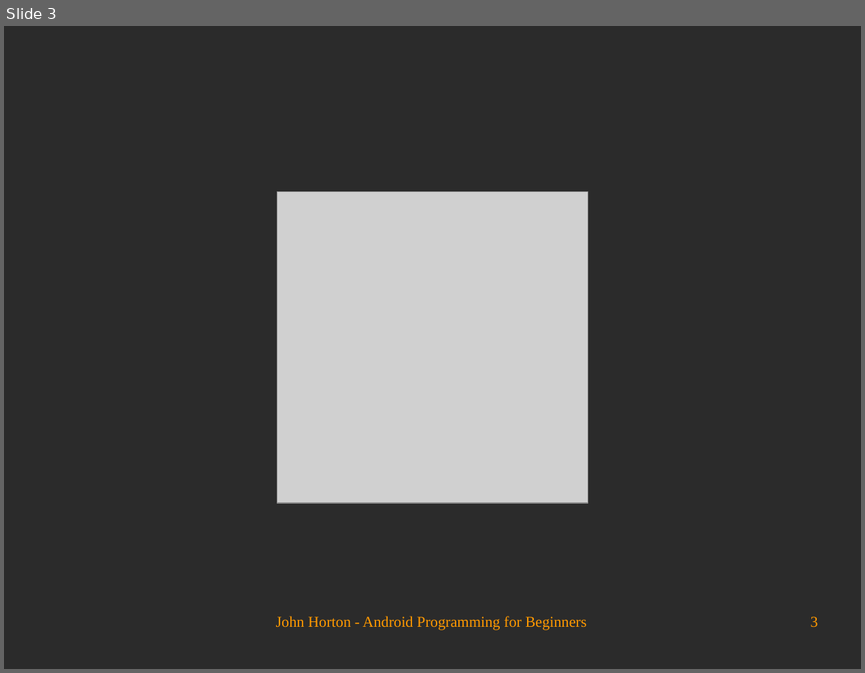
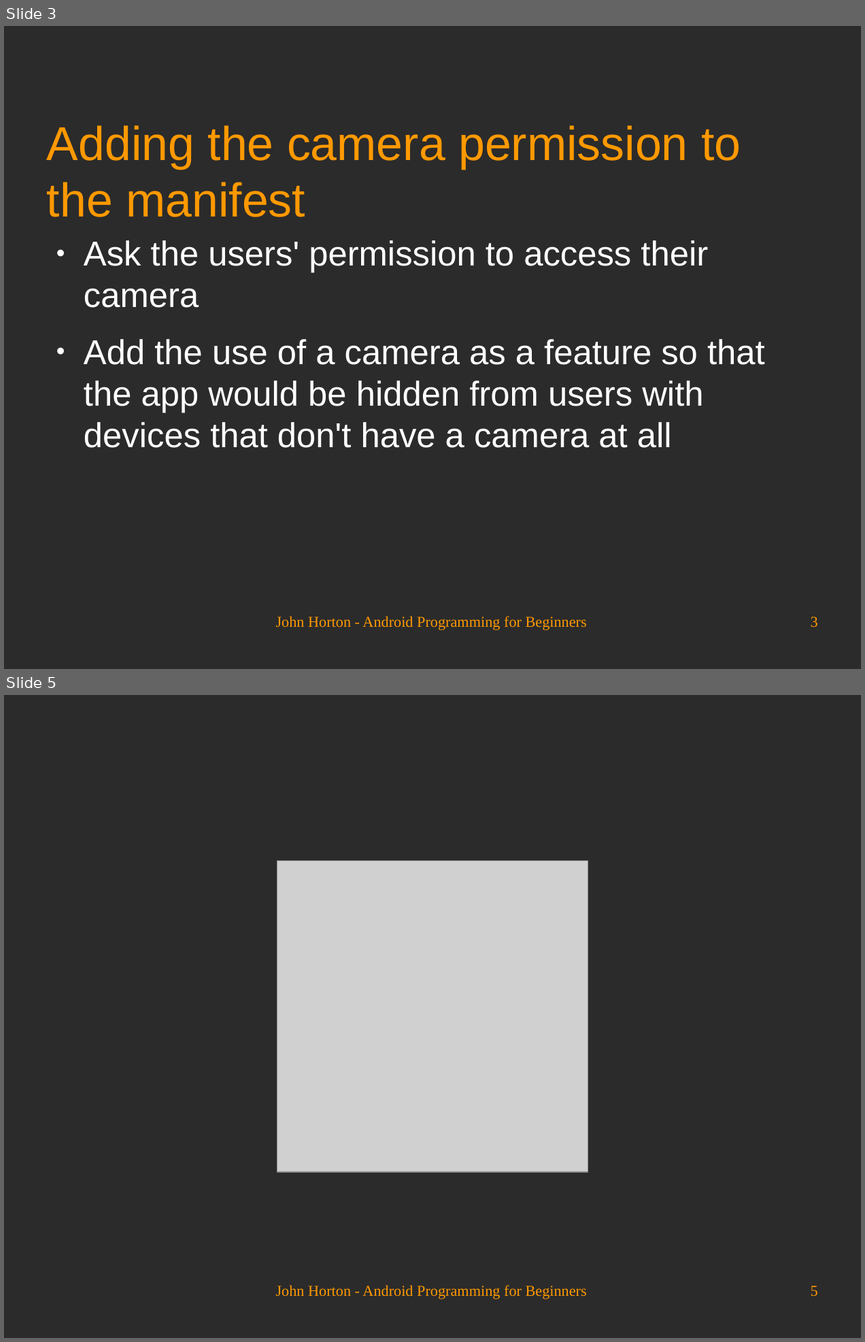
Before and after one commit to Academy-Soft-Intellect/Android-Programming-for-Beginners, a slide deck: 22_Capturing_Images.odp. Shown one above the other, each under a label of ours: slide 3 before the commit, slides 3 and 5 after it; the slides between them are not shown. The pictures are 865x673 and 865x1342 pixels, drawn with LibreOffice and Linux fonts; fonts in the diff are those of the drawing; grey boxes stand for pictures; background and template pictures are left out; a plain dark background stands for a picture behind light text. Boxes give left, top, right and bottom in pixels: in the first picture for what was removed or moved away, otherwise in the second. Text is boxed around its words. In the diff, an @@ line names an element or a change of style, - is before the commit and + after.

```diff
--- a/22_Capturing_Images.odp
+++ b/22_Capturing_Images.odp
@@ slide 3 added at (4,26,861,669), background picture (left out) @@
@@ title added at (47,125,740,217), 44 pt, text #FF9900 @@
+Adding the camera permission to the manifest
@@ text added at (84,240,765,448), 32 pt, text #FFFFFF @@
+● Ask the users' permission to access their camera
+● Add the use of a camera as a feature so that the app would be hidden from users with devices that don't have a camera at all
@@ text added at (276,616,587,630), 14 pt, text #FF9900 @@
+John Horton - Android Programming for Beginners
@@ page number added at (810,616,818,627), 14 pt, text #FF9900 @@
+3
@@ what was slide 3 is now slide 5 @@
@@ page number at (810,1285,818,1296): text changed @@
-3
+5
```
Also in this commit, not shown: 2 slides changed, 1 other slide added.
